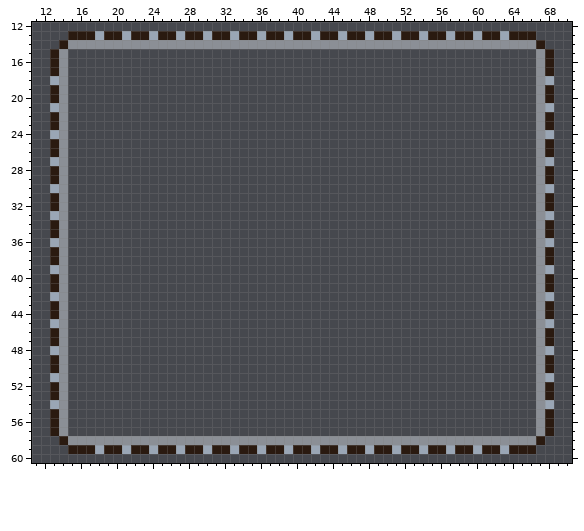
Pixel-art file, stored at aseprite-source/pfight/v47/strip/frame-strip-env.aseprite. This is how it looked before the edit.
70x61 pixels, 1 frame. Shown: x 11..70, y 12..60. The old version is drawn lined up with the new one, on the new canvas.
And afterwards:
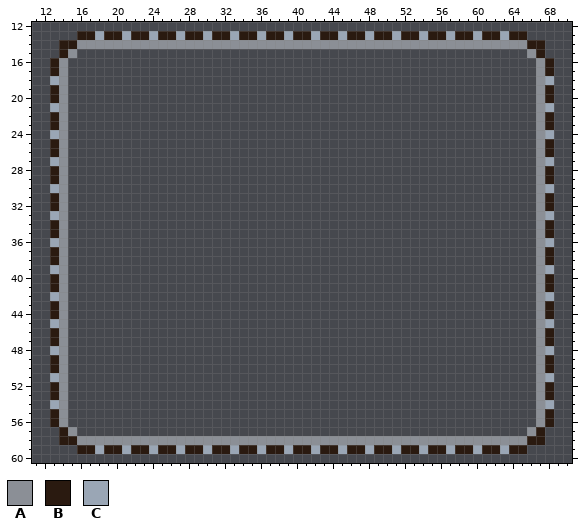
Palette (. is transparent): A #8b8f96  B #2a1a10  C #9aa6b5
The edit:
canvas 70x61 -> 82x73, the old top-left corner now at 6,6
The edit adds colour A in row 15 at x 15 and 66; in row 57 at x 15 and 66.
Colour A gives way to colour B in row 14 at x 15 and 66; in row 15 at x 14 and 67; in row 57 at x 14 and 67; in row 58 at x 15 and 66.
The edit erases colour B in row 13 at x 15 and 66; in row 15 at x 13 and 68; in row 57 at x 13 and 68; in row 59 at x 15 and 66.
Where, in picture pixels (left, top, right, bottom), the same in both pictures:
changed: (50, 31, 77, 58)
changed: (527, 31, 554, 58)
changed: (50, 427, 77, 454)
changed: (527, 427, 554, 454)
